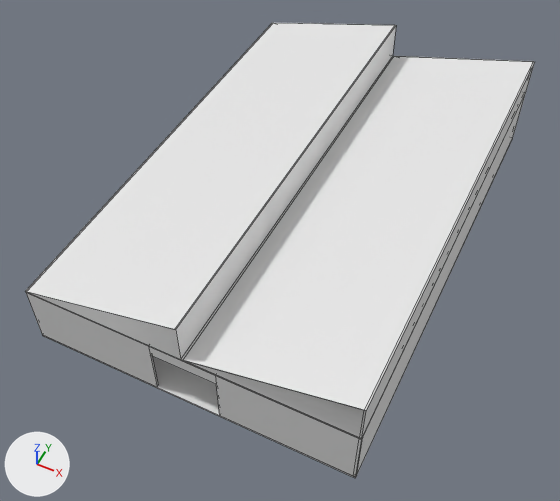
Renders of the FBX model FPSMulti/Assets/Resources/Buildings/market.fbx from each side of a commit.
Rendered twice from a camera (50 mm lens) standing at (24.5, -17.8, 37.6) and looking at (9.8, 11.7, 0.8). Arrows for +X, +Y and +Z are at lower left; the lights stay in place. Mesh edges are drawn as thin lines. Where no turn or scale is listed for an object, it has been applied to the vertices. Vertices at the same position are counted once.

In view in the first picture: 'Floor', 'Roof', 'Wall.001', 'Wall.003'.
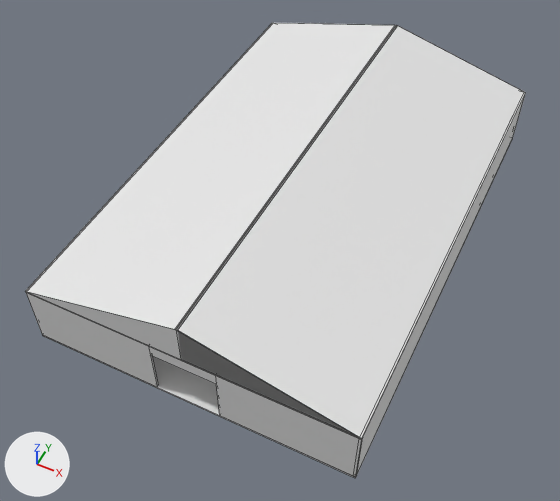
Patch to the scene script:
```diff
--- a/FPSMulti/Assets/Resources/Buildings/market.fbx.py
+++ b/FPSMulti/Assets/Resources/Buildings/market.fbx.py
@@ me_cube_005 @@
 # used by ob_roof; location = (0.0, 0.0, 4.1)
-me_cube_005.from_pydata(...)  # 24 vertices, 23 faces; spans x 0.0..20.0, y 0.0..30.0, z 0.0..2.7
+me_cube_005.from_pydata(...)  # 21 vertices, 22 faces; spans x 0.0..20.0, y 0.0..30.0, z 0.0..2.7
+# me_cube_005 part 1
+# 6 vertices are removed from x 10.1..20.0, y 0.0..30.0, z 0.1..2.7
+# 9 faces are deleted
+# 3 vertices are added at (10.1, 0.0, 2.7), (10.1, 30.0, 2.7), (10.0, 30.0, 2.7)
+# 8 new faces join them
```

Changed parts and their boxes (x1, y1, x2, y2) in the pictures (560 x 501 px; the box of a moved part takes in the faces that stretch with it):
'Roof', reshaped: before (25, 23, 535, 439); after (25, 23, 526, 439)
part 1 of me_cube_005, moved or reshaped: before (181, 56, 535, 438); after (92, 25, 525, 438)
